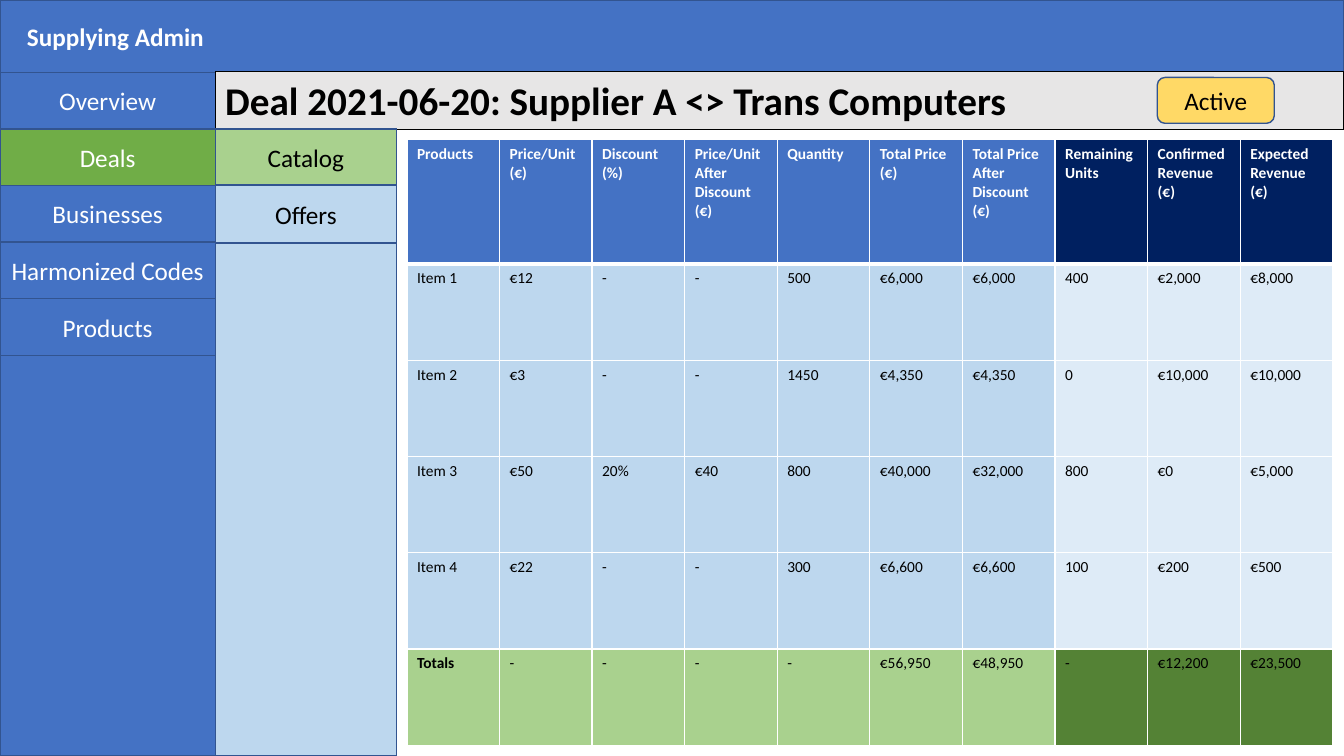
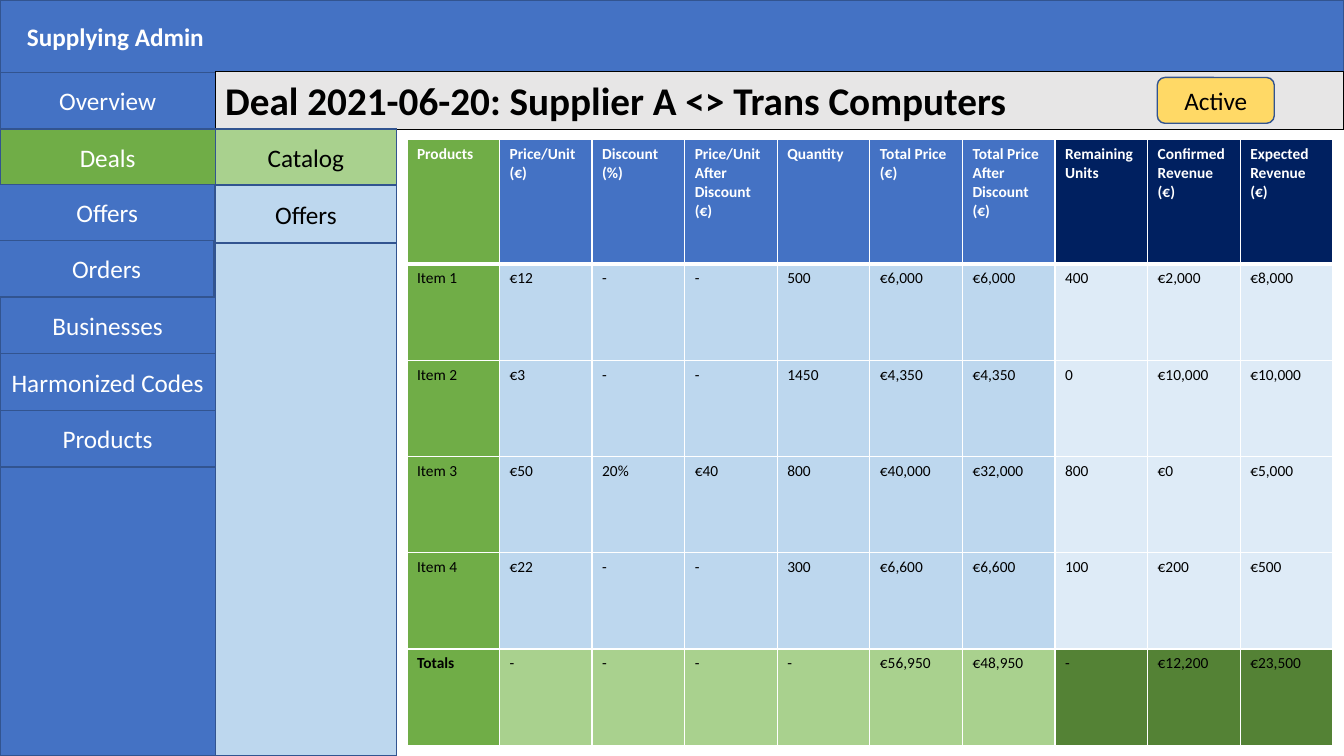
Before and after one commit to ohadch/supplying-admin, a slide deck: slide 3 of doc/design.pptx. Drawn at 1344x756 pixels with LibreOffice and Linux fonts; fonts in the diff are those of the drawing. Boxes give left, top, right and bottom in pixels: in the first picture for what was removed or moved away, otherwise in the second. Text is boxed around its words. In the diff, an @@ line names an element or a change of style, - is before the commit and + after.

Commit message:
Designs offers and offer rounds

```diff
--- a/doc/design.pptx
+++ b/doc/design.pptx
@@ table at (x1=407, y1=139, x2=1335, y2=745) @@
@@ fill #4472C4 to #70AD47 in row 1, column 1 @@
@@ fill #BDD7EE to #70AD47 in 4 cells @@
@@ fill #A9D18E to #70AD47 in row 6, column 1 @@
@@ rectangle added at (x1=0, y1=185, x2=215, y2=241), fill #4472C4, outline #325491 1 pt, 18 pt, text #FFFFFF @@
+Offers
@@ rectangle added at (x1=0, y1=241, x2=215, y2=297), fill #4472C4, outline #325491 1 pt, 18 pt, text #FFFFFF @@
+Orders
@@ 3 rectangles moved together from (x1=0, y1=186, x2=216, y2=355) to (x1=0, y1=297, x2=216, y2=467) @@
```
Also in this commit, not shown: 2 other slides changed, 3 slides added.
